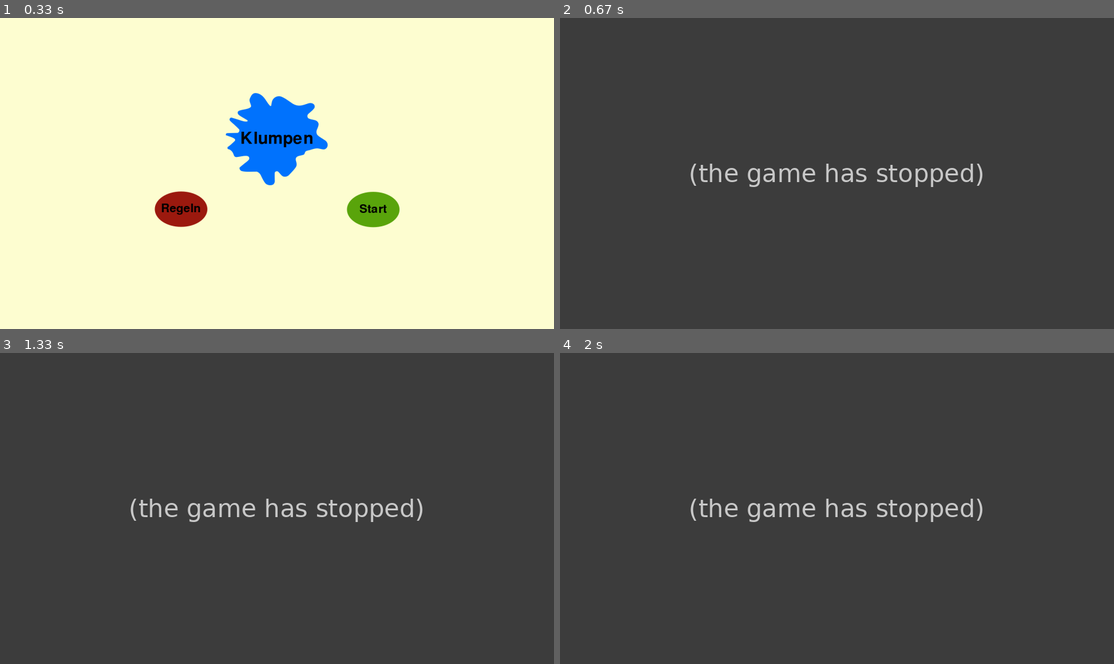
Above: before the commit, frames 1-4 (two rows, left to right).
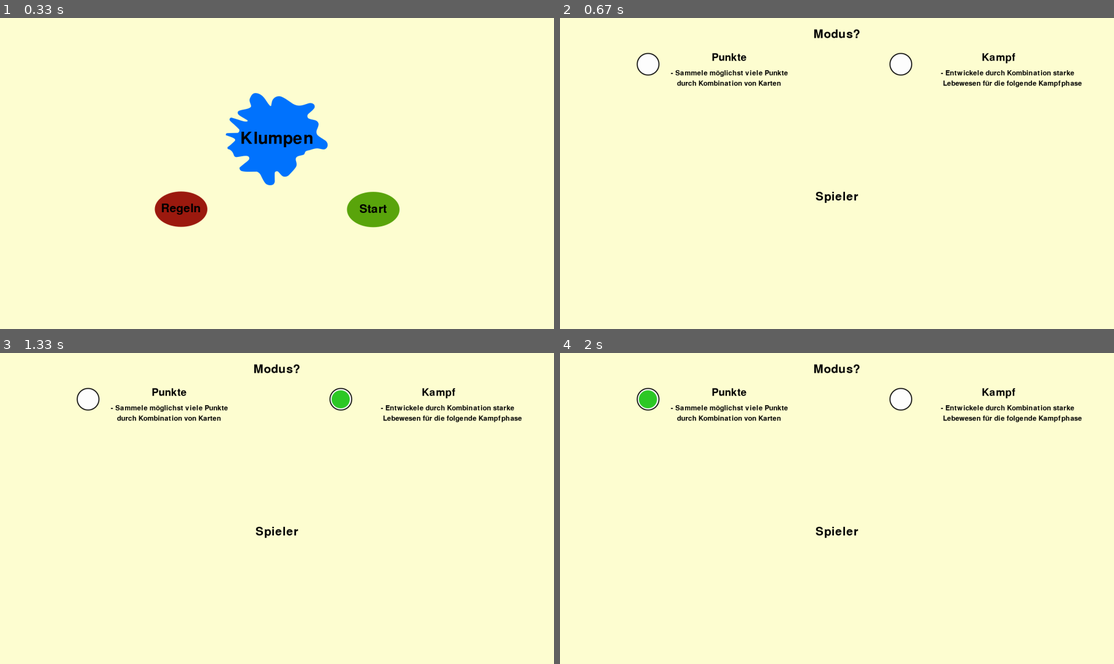
Above: after the commit, the same moments.

Repository: XeEtDe/Klumpen
Game: pygame game, started from Klumpen_Test.py
The game is run twice, just before and just after one commit, with the same random seed, the same clock (stepped at 60 frames per second) and the same inputs.
Inputs (mouse positions are in pixels of both pictures, inside the frame that each line leads up to):
- Up to frame 1 (0.33 s): no input
- Up to frame 2 (0.67 s): press the mouse at (931, 207) at 0.37 s; move the mouse to (892, 238) at 0.47 s; release the mouse at (853, 266) at 0.6 s
- Up to frame 3 (1.33 s): press the mouse at (88, 399) at 0.7 s; move the mouse to (83, 499) at 0.8 s; release the mouse at (83, 598) at 0.93 s; press the mouse at (337, 399) at 1.03 s; move the mouse to (354, 430) at 1.13 s; release the mouse at (365, 464) at 1.27 s
- Up to frame 4 (2 s): press the mouse at (648, 399) at 1.37 s; move the mouse to (737, 511) at 1.47 s; release the mouse at (825, 620) at 1.6 s

Frame 1 is identical in both runs. In frame 2, 100% of the frame differs, in the area x 0-100%, y 0-100%; in frame 3, 100%; in frame 4, 100%.
Error before the commit: TypeError: 'Button' object is not callable (Klumpen_Test.py line 73); the game stopped at 0.37 s (later frames are placeholders)

Commit message:
Modus und Button Verbesserung

Diff:
--- a/Klumpen_Test.py
+++ b/Klumpen_Test.py
@@ -4,6 +4,25 @@
 pg.event.set_allowed(None)
 pg.event.set_allowed([pg.MOUSEMOTION, pg.MOUSEBUTTONUP, pg.MOUSEBUTTONDOWN, pg.QUIT])
 import Karten
+
+#Startbildschirm
+screen = pg.display.set_mode((1600, 900), pg.FULLSCREEN)
+pg.display.set_caption("Klumpen")
+screen.fill((255, 255, 210)) #hellgelbe Füllung
+
+#Bilder laden
+Bilder = {}
+def get_image(path):
+	global Bilder
+	Bild = Bilder.get(path)
+	if Bild == None:
+		Bild = pg.image.load(path).convert()
+		Bilder.update({Bild:path})
+	return Bild
+
+#Text erstellen
+def get_text(Schrift, Größe, Farbe = (0, 0, 0)):
+    return (pg.font.Font(None, Größe)).render(Schrift, True, Farbe)
 
 #Buttons
 Buttons = []
@@ -15,87 +34,109 @@
 		self.Text = Text
 		self.Bild_2 = Bild_2
 		self.Maus_Pos = Maus_Pos
-		Oberfläche = pg.Surface((Rect[2], Rect[3]))
+		if not Bild_2 == None:
+			self.Switch = False
+
+	def create_button(self):
+		Oberfläche = pg.Surface((self.Rect[2], self.Rect[3]))
 		Oberfläche.fill((255, 0, 255))
 		Oberfläche.set_colorkey((255, 0, 255))
         #Bild und Text in die Mitte des Buttons
-		if not Bild == None:
-			Oberfläche.blit(Bild, (Oberfläche.get_width() / 2 - Bild.get_width() / 2, Oberfläche.get_height() / 2 - Bild.get_height() / 2))
-		if not Bild_2 == None:
-			Switch = False
-		if not Text == None:
-			Oberfläche.blit(Text, (Oberfläche.get_width() / 2 - Text.get_width() / 2, Oberfläche.get_height() / 2 - Text.get_height() / 2))
-		screen.blit(Oberfläche, (Rect[0], Rect[1]))
+		if not self.Bild == None:
+			Oberfläche.blit(self.Bild, (Oberfläche.get_width() / 2 - self.Bild.get_width() / 2, Oberfläche.get_height() / 2 - self.Bild.get_height() / 2))
+		if not self.Bild_2 == None:
+			self.Switch = False
+		if not self.Text == None:
+			Oberfläche.blit(self.Text, (Oberfläche.get_width() / 2 - self.Text.get_width() / 2, Oberfläche.get_height() / 2 - self.Text.get_height() / 2))
+		screen.blit(Oberfläche, (self.Rect[0], self.Rect[1]))
 		Buttons.append(self)
 
-		def Change(self):
-			if Switch == False:
-				Change_Bild = self.Bild_2
-				Switch = True
-			elif Switch == True:
-				Change_Bild = self.Bild_1
-				Switch = False
-			Oberfläche = pg.Surface((Rect[2], Rect[3]))
-			Oberfläche.fill((255, 0, 255))
-			Oberfläche.set_colorkey((255, 0, 255))
-            #anderes Bild und Text in die Mitte des Buttons
-			Oberfläche.blit(Change_Bild, (Oberfläche.get_width() / 2 - Change_Bild.get_width() / 2, Oberfläche.get_height() / 2 - Change_Bild.get_height() / 2))
-			if not self.Text == None:
-			    Oberfläche.blit(self.Text, (Oberfläche.get_width() / 2 - self.Text.get_width() / 2, Oberfläche.get_height() / 2 - self.Text.get_height() / 2))
-			    screen.blit(Oberfläche, (Rect[0], Rect[1]))
+	def Change(self):
+		if self.Switch == False:
+			Change_Bild = self.Bild_2
+			self.Switch = True
+		elif self.Switch == True:
+			Change_Bild = self.Bild
+			self.Switch = False
+		Oberfläche = pg.Surface((self.Rect[2], self.Rect[3]))
+		Oberfläche.fill((255, 0, 255))
+		Oberfläche.set_colorkey((255, 0, 255))
+        #anderes Bild und Text in die Mitte des Buttons
+		Oberfläche.blit(Change_Bild, (Oberfläche.get_width() / 2 - Change_Bild.get_width() / 2, Oberfläche.get_height() / 2 - Change_Bild.get_height() / 2))
+		if not self.Text == None:
+		    Oberfläche.blit(self.Text, (Oberfläche.get_width() / 2 - self.Text.get_width() / 2, Oberfläche.get_height() / 2 - self.Text.get_height() / 2))
+		screen.blit(Oberfläche, (self.Rect[0], self.Rect[1]))
 
-#Bilder laden
-Bilder = {}
-def get_image(path):
-	global Bilder
-	Bild = Bilder.get(path)
-	if Bild == None:
-		Bild = pg.image.load(path).convert()
-		Bilder.update({Bild:path})
-	return Bild
+#Buttons und Funktionen
+Einstellungen = [None, None, None, None] #[Modus, Spieler, Runden, Züge]
+#Modus
+Kreis_Bild = get_image("kreisbild.png")
+Kreis_Bild_2 = get_image("kreisbild2.png")
+def Punkte_Funk():
+	Einstellungen[0] = "Punkte"
+	if Punkte_Button.Switch == False:
+		Punkte_Button.Change()
+	if Kampf_Button.Switch == True:
+		Kampf_Button.Change()
+Punkte_Rect = pg.Rect(220, 100, Kreis_Bild.get_width(), Kreis_Bild.get_height())
+Punkte_Button = Button(Punkte_Rect, Punkte_Funk, Kreis_Bild, None, Kreis_Bild_2)
+def Kampf_Funk():
+	Einstellungen[0] = "Kampf"
+	if Kampf_Button.Switch == False:
+		Kampf_Button.Change()
+	if Punkte_Button.Switch == True:
+		Punkte_Button.Change()
+Kampf_Rect = pg.Rect(screen.get_width() / 2 + 150, 100, Kreis_Bild.get_width(), Kreis_Bild.get_height())
+Kampf_Button = Button(Kampf_Rect, Kampf_Funk, Kreis_Bild, None, Kreis_Bild_2)
 
-#Funktionen
+#Regeln
 def Regeln():
 	pass
+Regeln_Bild = get_image("regeln.png")
+Text_R = get_text("Regeln", 50)
+Regeln_Rect = pg.Rect(600 - Regeln_Bild.get_width(), 500, Regeln_Bild.get_width(), Regeln_Bild.get_height())
+Regeln_Button = Button(Regeln_Rect, Regeln, Regeln_Bild, Text_R)
 
+#Start
 def Start():
 	global Buttons
 	Buttons = []
 	screen.fill((255, 255, 210))
 	#Modus
-	Text = (pg.font.Font(None, 50)).render("Modus?", True, (0, 0, 0))
-	screen.blit(Text, (screen.get_width() / 2 - Text.get_width() / 2, 10))
-	Kreis_Bild = get_image("kreisbild.png")
-	Kreis_Bild_2 = get_image("kreisbild2.png")
-	def Punkte_Funk():
-		pass
-	Punkte_Rect = pg.Rect(300 - Kreis_Bild.get_width(), 50, Kreis_Bild.get_width(), Kreis_Bild.get_height())
-	Punkte_Button = Button(Punkte_Rect, Punkte_Funk, Kreis_Bild, None, Kreis_Bild_2)
+	Text = get_text("Modus?", 50)
+	screen.blit(Text, (screen.get_width() / 2 - Text.get_width() / 2, 30))
+	PT2 = get_text("- Sammele möglichst viele Punkte", 30)
+	PT3 = get_text("   durch Kombination von Karten", 30)
+	screen.blit(PT2, (320, 150))
+	screen.blit(PT3, (320, 180))
+	PT1 = get_text("Punkte", 45)
+	screen.blit(PT1, (320 + (PT2.get_width() / 2 - PT1.get_width() / 2), 100))
+	KT2 = get_text("- Entwickele durch Kombination starke", 30)
+	KT3 = get_text(" Lebewesen für die folgende Kampfphase", 30)
+	screen.blit(KT2, (screen.get_width() / 2 + 300, 150))
+	screen.blit(KT3, (screen.get_width() / 2 + 300, 180))
+	KT1 = get_text("Kampf", 45)
+	screen.blit(KT1, ((screen.get_width() / 2 + 300) + (PT2.get_width() / 2 - PT1.get_width() / 2), 100))
+	Punkte_Button.create_button()
+	Kampf_Button.create_button()
 	#Spieler
-	Text = (pg.font.Font(None, 50)).render("Spieler?", True, (0, 0, 0))
-	screen.blit(Text, (screen.get_width() / 2 - Text.get_width() / 2, screen.get_height() / 3))
-
-
+	Text = get_text("Spieler", 50)
+	screen.blit(Text, (screen.get_width() / 2 - Text.get_width() / 2, 500))
+Start_Bild = get_image("start.png")
+Text_S = get_text("Start", 50)
+Start_Rect = pg.Rect(1000, 500, Start_Bild.get_width(), Start_Bild.get_height())
+Start_Button = Button(Start_Rect, Start, Start_Bild, Text_S)
 
 #Startbildschirm
-screen = pg.display.set_mode((1600, 900), pg.FULLSCREEN)
-pg.display.set_caption("Klumpen")
-screen.fill((255, 255, 210)) #hellgelbe Füllung
 #Klumpen
 Klecks_Blau = get_image("klecksblau.png")
 screen.blit(Klecks_Blau, (screen.get_width() / 2 - Klecks_Blau.get_width() / 2, screen.get_height() / 2 - Klecks_Blau.get_height() / 2 - 100)) #mittig von Schrift
-Text_K = (pg.font.Font(None, 70)).render("Klumpen", True, (0, 0, 0)) #"Klumpen" in Standartschrift, Größe 70, Farbe schwarz
+Text_K = get_text("Klumpen", 70)
 screen.blit(Text_K, (screen.get_width() / 2 - Text_K.get_width() / 2, screen.get_height() / 2 - Text_K.get_height() / 2 - 100)) #mittig, etwas nach oben verschoben
 #Regeln
-Regeln_Bild = get_image("regeln.png")
-Text_R = (pg.font.Font(None, 50)).render("Regeln", True, (0, 0, 0)) #"Regeln" in Standartschrift, Größe 50, Farbe schwarz
-Regeln_Rect = pg.Rect(600 - Regeln_Bild.get_width(), 500, Regeln_Bild.get_width(), Regeln_Bild.get_height())
-Regeln_Button = Button(Regeln_Rect, Regeln, Regeln_Bild, Text_R)
+Regeln_Button.create_button()
 #Start
-Start_Bild = get_image("start.png")
-Text_S = (pg.font.Font(None, 50)).render("Start", True, (0, 0, 0)) #"Start" in Standartschrift, Größe 50, Farbe schwarz
-Start_Rect = pg.Rect(1000, 500, Start_Bild.get_width(), Start_Bild.get_height())
-Start_Button = Button(Start_Rect, Start, Start_Bild, Text_S)
+Start_Button.create_button()
 
 #Events
 done = False
@@ -113,6 +154,6 @@
                 if event.type == pg.MOUSEBUTTONDOWN:
                 	for Button in Buttons:
                 		if Button.Maus_Pos == True:
-                		    Button.Funktion()
+                			Button.Funktion()
 
         pg.display.flip()
Binary file changed: kreisbild.png
Binary file changed: kreisbild2.png
